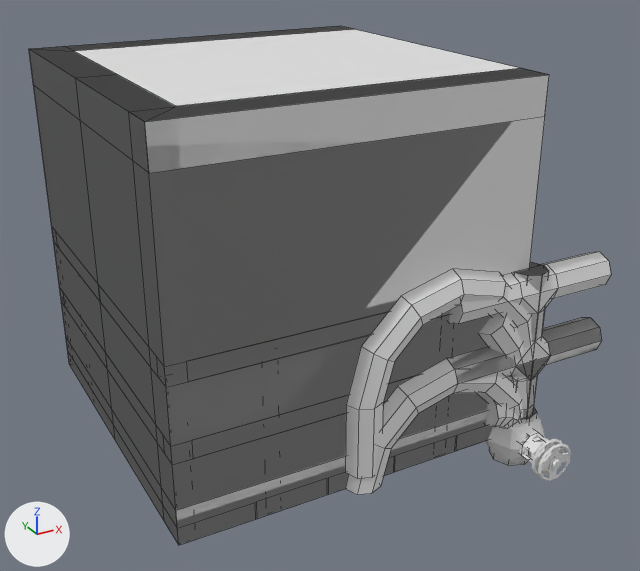
One commit to the Blender file BlenderAssets/BuildingParts.blend: the scene before it, then after it.
Rendered twice from a camera (50 mm lens) standing at (-3.02, -3.23, 2.78) and looking at (-0.82, 0.78, 0.78). Arrows for +X, +Y and +Z are at lower left; the lights stay in place. Mesh edges are drawn as thin lines on the coarser meshes.

Script lines for the objects in view, before the commit:
```python
me_cube_002 = bpy.data.meshes.new('Cube.002')
me_cube_002.from_pydata(...)  # a box spanning x -2.0..-1.6, y 0.0..2.0, z 0.0..0.1; a box spanning x -0.4..0.0, y 0.0..2.0, z 0.0..0.1; a box spanning x -0.8..-0.4, y 0.0..2.0, z 0.0..0.1; a box spanning x -1.2..-0.8, y 0.0..2.0, z 0.0..0.1; a box spanning x -1.6..-1.2, y 0.0..2.0, z 0.0..0.1
me_cube_006 = bpy.data.meshes.new('Cube.006')
me_cube_006.from_pydata(...)  # 12 vertices, 10 faces; spans x -2.0..0.0, y 0.0..2.0, z 0.0..2.0
me_cube_009 = bpy.data.meshes.new('Cube.009')
me_cube_009.from_pydata(...)  # 20 vertices, 18 faces; spans x -2.0..0.0, y 0.0..2.0, z 0.0..2.0
me_cube_011 = bpy.data.meshes.new('Cube.011')
me_cube_011.from_pydata(...)  # a box spanning x -2.0..0.0, y 0.0..2.0, z 1.8..2.0
ob_sm_bcatfloor_01 = bpy.data.objects.new('SM_BCatFloor_01', me_cube_002)
ob_sm_bcatfloor_01.location = (0.0, 0.0, 0.0)
ob_sm_bsolceil_01 = bpy.data.objects.new('SM_BSolCeil_01', me_cube_011)
ob_sm_bsolceil_01.location = (0.0, 0.0, 0.0)
ob_sm_bsolwall180_01 = bpy.data.objects.new('SM_BSolWall180_01', me_cube_009)
ob_sm_bsolwall180_01.location = (0.0, 0.0, 0.0)
ob_sm_bsolwall90_01 = bpy.data.objects.new('SM_BSolWall90_01', me_cube_006)
ob_sm_bsolwall90_01.location = (0.0, 0.0, 0.0)
# also in view: 'SM_BCatRail0_01' at (-1.0, 0.05, 0.48); 'SM_BPipeU1_01' at (-0.5, 0.0, 0.6); 'SM_BCatRail90_01' at (-1.0, 1.0, 0.48); 'SM_BPipe45Curve_01' at (-0.1, 0.0, 0.42); 'SM_BPipeValve1_01.001' at (0.0, -0.12, 0.0)
```
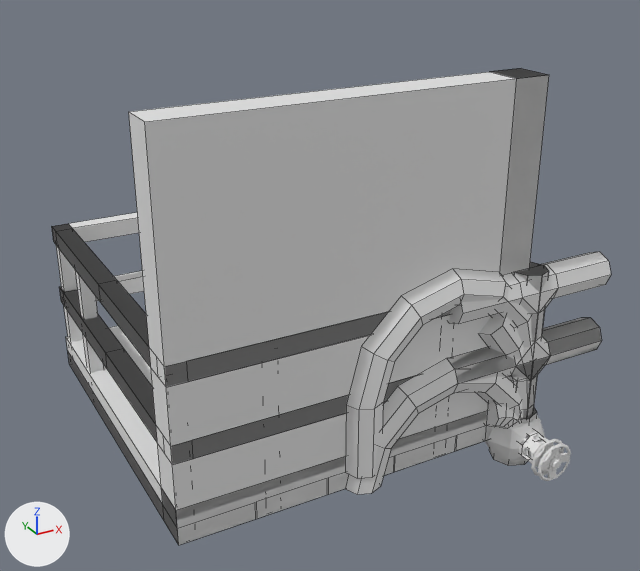
The change, as a diff of the scene's bpy script:
```diff
--- a/BlenderAssets/BuildingParts.blend.py
+++ b/BlenderAssets/BuildingParts.blend.py
@@ me_cube_003 @@
+me_cube_003.from_pydata(...)  # a box spanning x -0.2..0.0, y 0.0..0.2, z 0.0..2.0
@@ ob_sm_bsolwall90_01 @@
 ob_sm_bsolwall90_01.location = (0.0, 0.0, 0.0)
+ob_sm_bsolwall90_01.hide_set(True)
@@ ob_sm_bsolwall180_01 @@
 ob_sm_bsolwall180_01.location = (0.0, 0.0, 0.0)
+ob_sm_bsolwall180_01.hide_set(True)
@@ ob_sm_bsolceil_01 @@
 ob_sm_bsolceil_01.location = (0.0, 0.0, 0.0)
+ob_sm_bsolceil_01.hide_set(True)
@@ ob_sm_bsolwall1_01 @@
+ob_sm_bsolwall1_01 = bpy.data.objects.new('SM_BSolWall1_01', me_cube_003)
+ob_sm_bsolwall1_01.location = (0.0, 0.0, 0.0)
```

Pixel boxes [x1, y1, x2, y2] of what changed, in the pictures (640 x 571 px):
'SM_BSolWall180_01', hidden: before [30, 26, 545, 544]
'SM_BSolCeil_01', hidden: before [29, 26, 549, 173]
'SM_BSolWall90_01', hidden: before [29, 48, 548, 526]
'SM_BSolWall1_01', added: after [485, 68, 549, 440]
'SM_BCatRail180_01', unchanged, uncovered by the edit: before [165, 361, 193, 465]; after [52, 212, 193, 463]
'SM_BCatRail90_01', unchanged, uncovered by the edit: before [187, 311, 449, 459]; after [52, 224, 449, 459]
